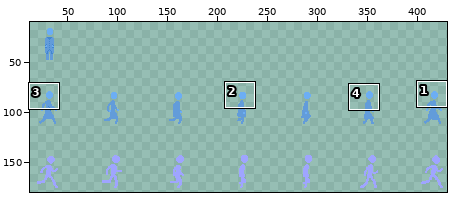
Edited in one commit: sprite sheet (assets/DealerSheet.png). The first picture is a wide view before the edit; the outline marks the close-up.
Close-up. Before:
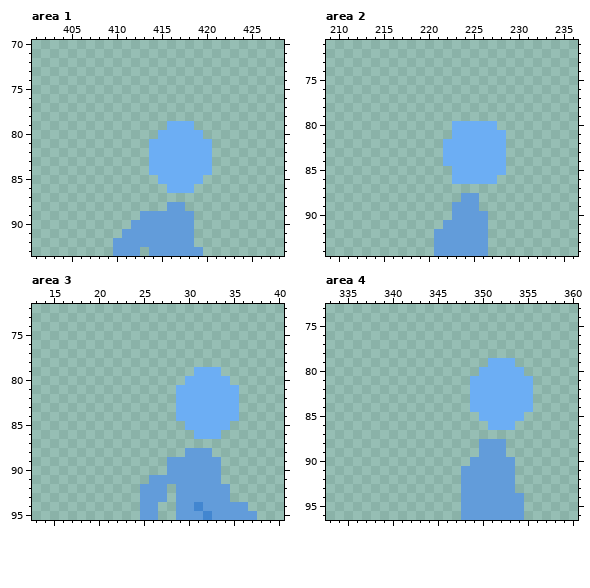
The file is 448x256 pixels. Shown: area 1: x 401..428, y 70..93; area 2: x 209..236, y 71..94; area 3: x 13..40, y 72..95; area 4: x 333..360, y 73..96. The wide view leaves out empty margins. The commit also changed other parts of the picture, which this record leaves out.
Once edited:
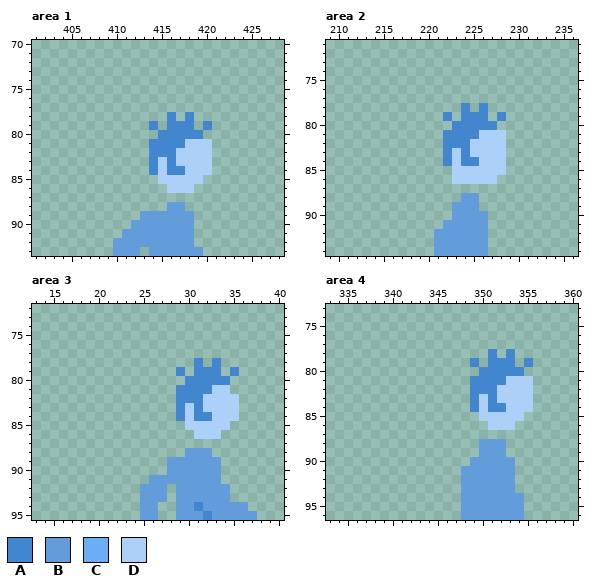
Palette (. is transparent): A #4286d0  B #629cda  C #6caef4  D #acd0f7
Difference:
Area 1:
The author put colour A in row 78 at x 416 and 418; in row 79 at x 414 and 420.
Colour C becomes colour A in row 79 at x 416 to 418; in row 80 at x 415 to 419; in row 81 at x 414 to 417; in row 82 at x 414 to 416; in row 83 at x 414 and 416; in row 84 at x 414 and 416 to 417.
Colour C becomes colour D in row 81 at x 418 to 420; in row 82 at x 417 to 420; in row 83 at x 415 and 417 to 420; in row 84 at x 415 and 418 to 420; in row 85 at x 415 to 419; in row 86 at x 416 to 418.
Area 2:
The author put colour A in row 78 at x 224 and 226; in row 79 at x 222, 224 to 226 and 228; in row 81 at x 222.
Colour C becomes colour A in row 80 at x 223 to 227; in row 81 at x 223 to 225; in row 82 at x 222 to 224; in row 83 at x 222 and 224; in row 84 at x 222 and 224 to 225.
Colour C becomes colour D in row 81 at x 226 to 228; in row 82 at x 225 to 228; in row 83 at x 223 and 225 to 228; in row 84 at x 223 and 226 to 228; in row 85 at x 223 to 228; in row 86 at x 223 to 227.
Area 3:
The author put colour A in row 78 at x 31 and 33; in row 79 at x 29 and 35.
Colour C becomes colour A in row 79 at x 31 to 33; in row 80 at x 30 to 34; in row 81 at x 29 to 32; in row 82 at x 29 to 31; in row 83 at x 29 and 31; in row 84 at x 29 and 31 to 32.
Colour C becomes colour D in row 81 at x 33 to 34; in row 82 at x 32 to 35; in row 83 at x 30 and 32 to 35; in row 84 at x 30 and 33 to 35; in row 85 at x 30 to 34; in row 86 at x 31 to 33.
Colour C is gone in row 81 at x 35.
Area 4:
The author put colour A in row 78 at x 351 and 353; in row 79 at x 349 and 355.
Colour C becomes colour A in row 79 at x 351 to 353; in row 80 at x 350 to 354; in row 81 at x 349 to 352; in row 82 at x 349 to 351; in row 83 at x 349 and 351; in row 84 at x 349 and 351 to 352.
Colour C becomes colour D in row 81 at x 353 to 355; in row 82 at x 352 to 355; in row 83 at x 350 and 352 to 355; in row 84 at x 350 and 353 to 355; in row 85 at x 350 to 354; in row 86 at x 351 to 353.
Where, in picture pixels (left, top, right, bottom), the same in both close-ups:
changed: (149, 112, 212, 193)
changed: (443, 103, 506, 184)
changed: (176, 358, 239, 439)
changed: (470, 349, 533, 430)
